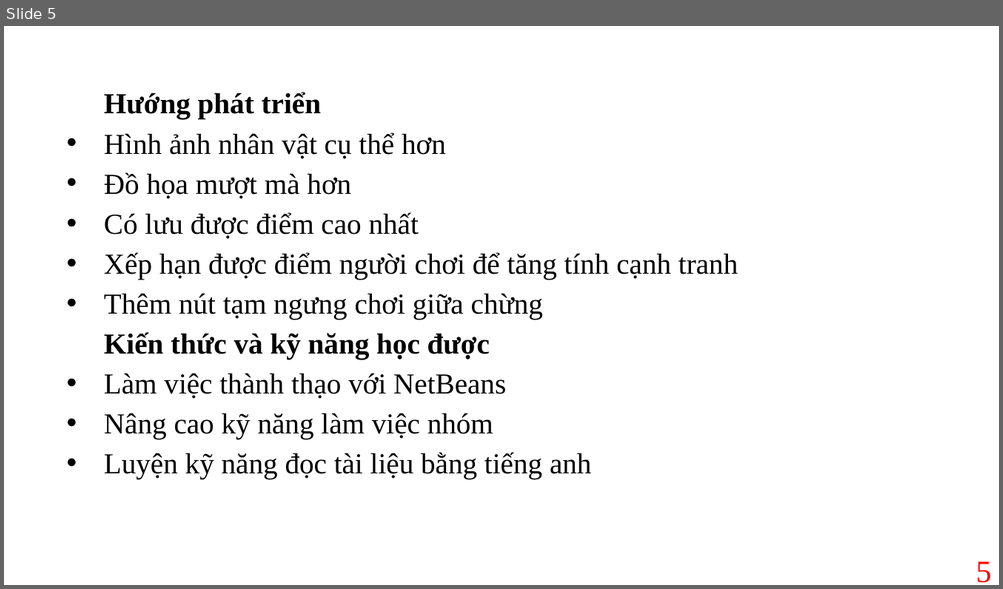
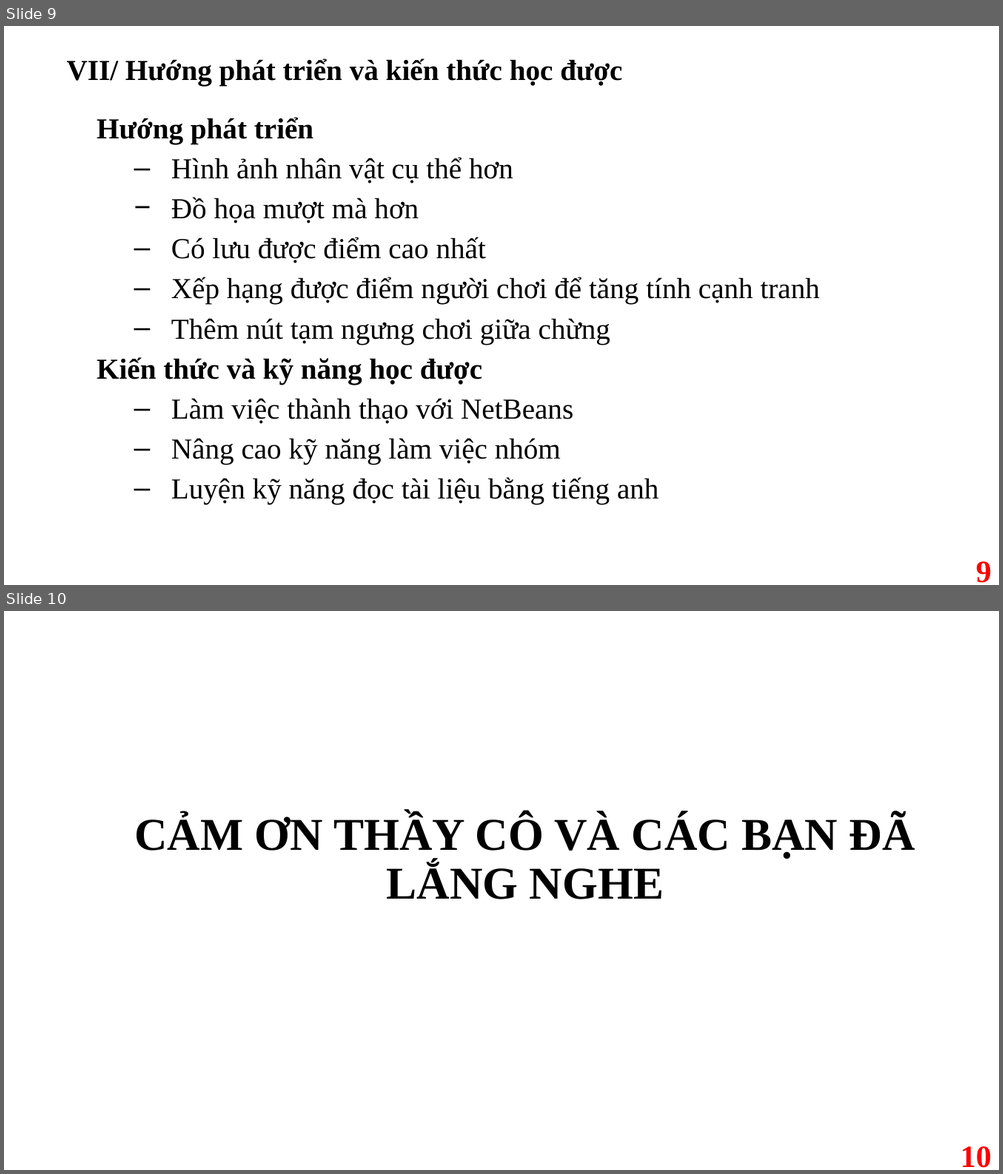
Before and after one commit to LapTrinhTroChoiVaMoPhong/GameRanSanMoi, a slide deck: Game.pptx. Shown one above the other, each under a label of ours: slide 5 before the commit, slides 9 and 10 after it. The pictures are 1003x589 and 1003x1174 pixels, drawn with LibreOffice and Linux fonts; fonts in the diff are those of the drawing; background and template pictures are left out. Boxes give left, top, right and bottom in pixels: in the first picture for what was removed or moved away, otherwise in the second. Text is boxed around its words. In the diff, an @@ line names an element or a change of style, - is before the commit and + after.

```diff
--- a/Game.pptx
+++ b/Game.pptx
@@ slide 10 added at (4, 611, 999, 1170), background picture (left out) @@
@@ title added at (134, 814, 915, 900), 44 pt, text #000000, bold @@
+CẢM ƠN THẦY CÔ VÀ CÁC BẠN ĐÃ LẮNG NGHE
@@ page number added at (960, 1147, 991, 1168), 30 pt, text #FF0000, bold @@
+10
@@ what was slide 5 is now slide 9 @@
@@ slide 9 changed as well @@
@@ text added at (67, 59, 622, 85), 28 pt, text #000000, bold @@
+VII/ Hướng phát triển và kiến thức học được
@@ text "Hướng phát triển": place and size @@
-text "Hướng phát triển" at (104, 92, 737, 480)
+text "Hướng phát triển" at (96, 117, 819, 504)
@@ text at (171, 157, 658, 504): bullet • to –; list level 1 to 3 in "Hình ảnh nhân vật cụ ..."; bullet • to −; list level 1 to 3 in "Đồ họa mượt mà hơn"; list level 1 to 3 in "Có lưu được điểm cao ..."; list level 1 to 3 in "Thêm nút tạm ngưng chơi ..."; list level 1 to 3 in "Làm việc thành thạo với ..."; list level 1 to 3 in "Nâng cao kỹ năng làm ..."; list level 1 to 3 in "Luyện kỹ năng đọc tài ..." @@
@@ text at (171, 277, 819, 304): text changed @@
-• Xếp hạn được điểm người chơi để tăng tính cạnh tranh
+    – Xếp hạng được điểm người chơi để tăng tính cạnh tranh
@@ page number at (976, 562, 991, 583): text changed; bold on @@
-5
+9
```
Also in this commit, not shown: 4 other slides changed, 4 other slides added, 3 other files.
